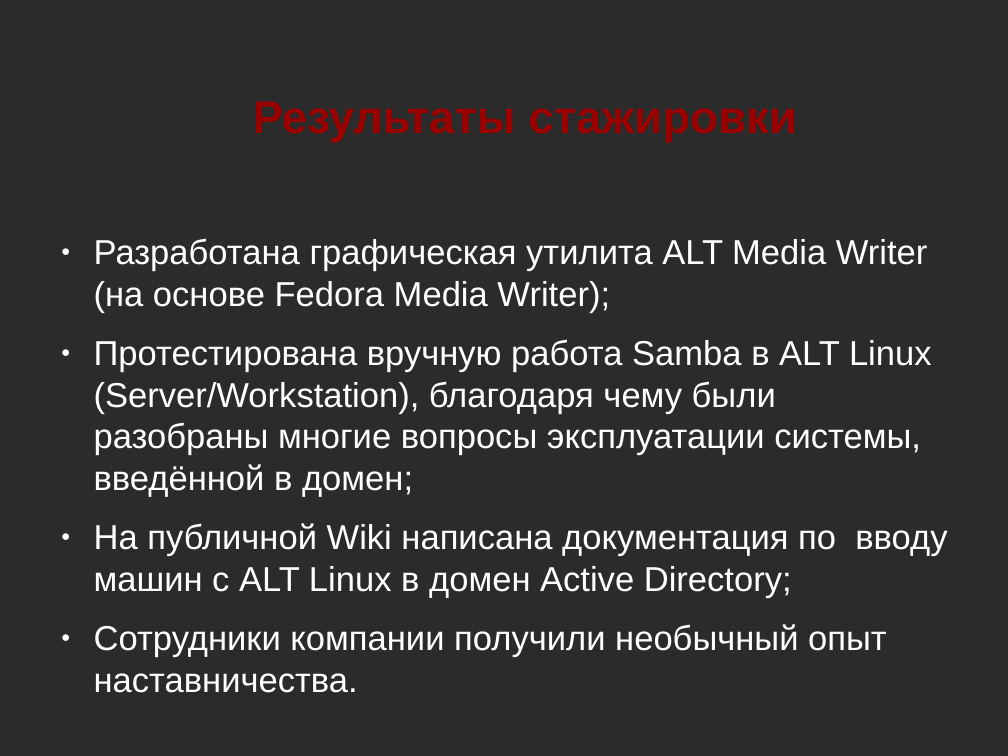
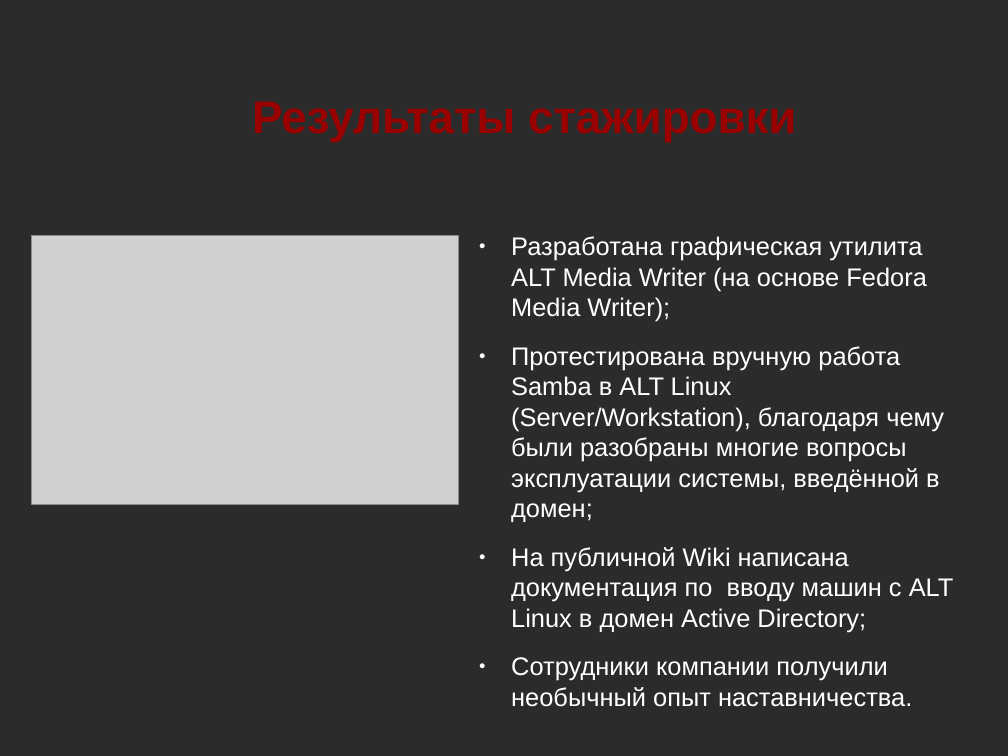
Before and after one commit to NIR-Ginko/presentations, a slide deck: slide 10 of 2020-02-07 ALT Join and community/ALT Join and community.odp. Drawn at 1008x756 pixels with LibreOffice and Linux fonts; fonts in the diff are those of the drawing; grey boxes stand for pictures; background and template pictures are left out; a plain dark background stands for a picture behind light text. Boxes give left, top, right and bottom in pixels: in the first picture for what was removed or moved away, otherwise in the second. Text is boxed around its words. In the diff, an @@ line names an element or a change of style, - is before the commit and + after.

Commit message:
Presentation updated with ALT Media Writer picture

```diff
--- a/2020-02-07 ALT Join and community/ALT Join and community.odp
+++ b/2020-02-07 ALT Join and community/ALT Join and community.odp
@@ picture added at (x1=32, y1=235, x2=458, y2=504) @@
@@ text "Разработана графическая утилита ALT Media ..." moved from (x1=94, y1=238, x2=947, y2=693) to (x1=511, y1=236, x2=954, y2=707) @@
@@ text "Разработана графическая утилита ALT Media ..." at (x1=511, y1=236, x2=954, y2=707): size 27.2 to 20 pt @@
```
Also in this commit, not shown: 2 other slides changed, 1 slide added.
